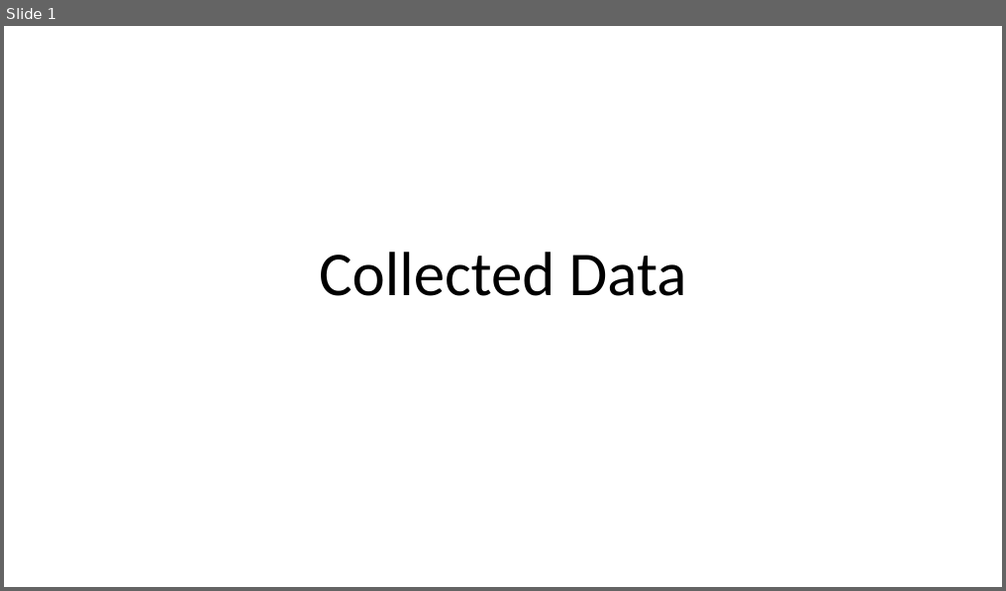
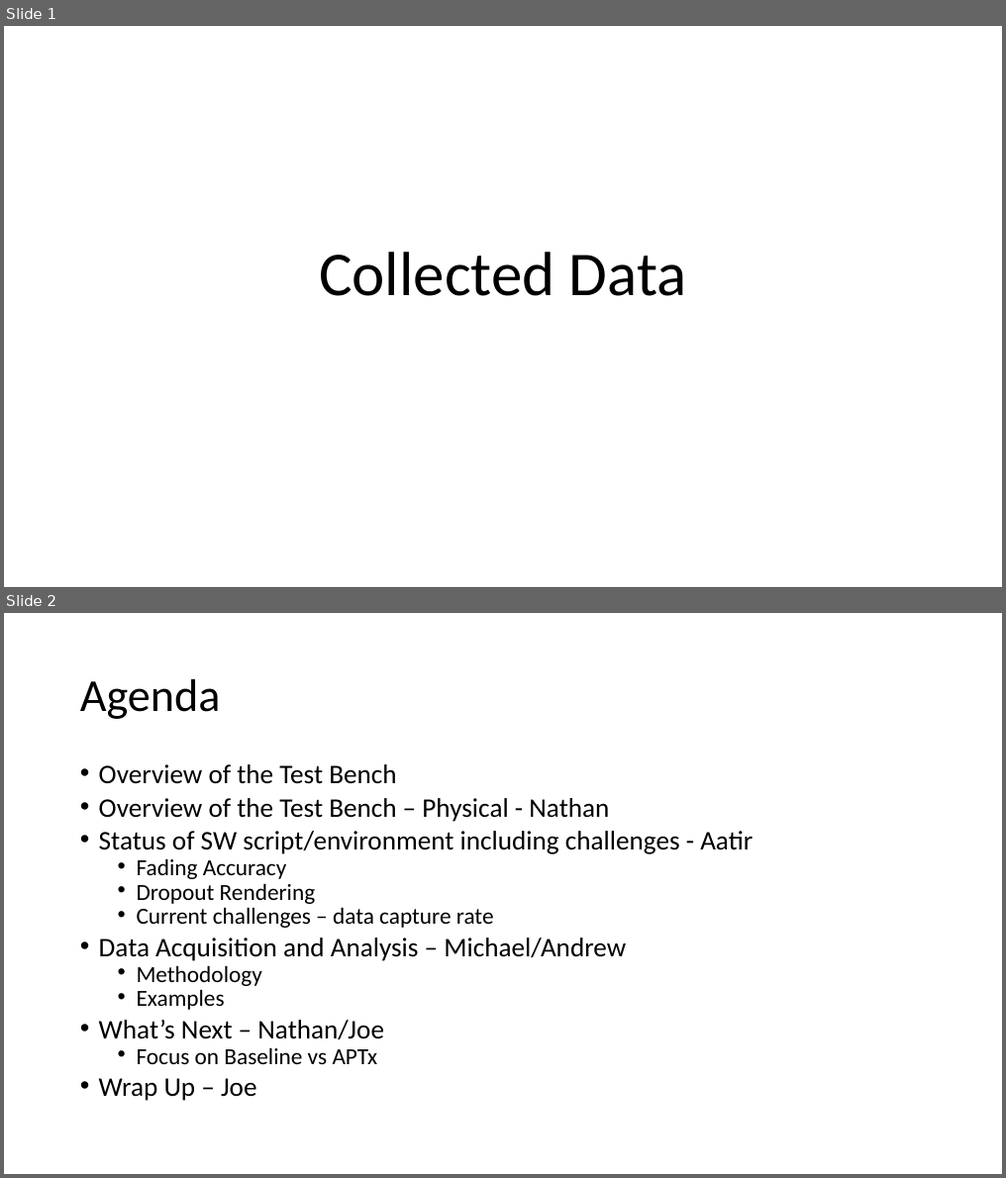
Before and after one commit to Aatir-Manzur-Bose/rf-coe, a slide deck: Collected Data.pptx. Shown one above the other, each under a label of ours: slide 1 before the commit, slides 1 and 2 after it. The pictures are 1006x591 and 1006x1178 pixels, drawn with LibreOffice and Linux fonts; fonts in the diff are those of the drawing. Boxes give left, top, right and bottom in pixels: in the first picture for what was removed or moved away, otherwise in the second. Text is boxed around its words. In the diff, an @@ line names an element or a change of style, - is before the commit and + after.

```diff
--- a/Collected Data.pptx
+++ b/Collected Data.pptx
@@ slide 2 added at [4, 613, 1002, 1174], background #FFFFFF @@
@@ title added at [80, 679, 221, 719], 44 pt, text #000000 @@
+Agenda
@@ text added at [99, 764, 752, 1101], 25.9 pt, text #000000 @@
+• Overview of the Test Bench
+• Overview of the Test Bench – Physical - Nathan
+• Status of SW script/environment including challenges - Aatir
+  • Fading Accuracy
+  • Dropout Rendering
+  • Current challenges – data capture rate
+• Data Acquisition and Analysis – Michael/Andrew
+  • Methodology
+  • Examples
+• What’s Next – Nathan/Joe
+  • Focus on Baseline vs APTx
+• Wrap Up – Joe
```
Also in this commit, not shown: 2 slides changed, 10 other slides added, 1 other file.
